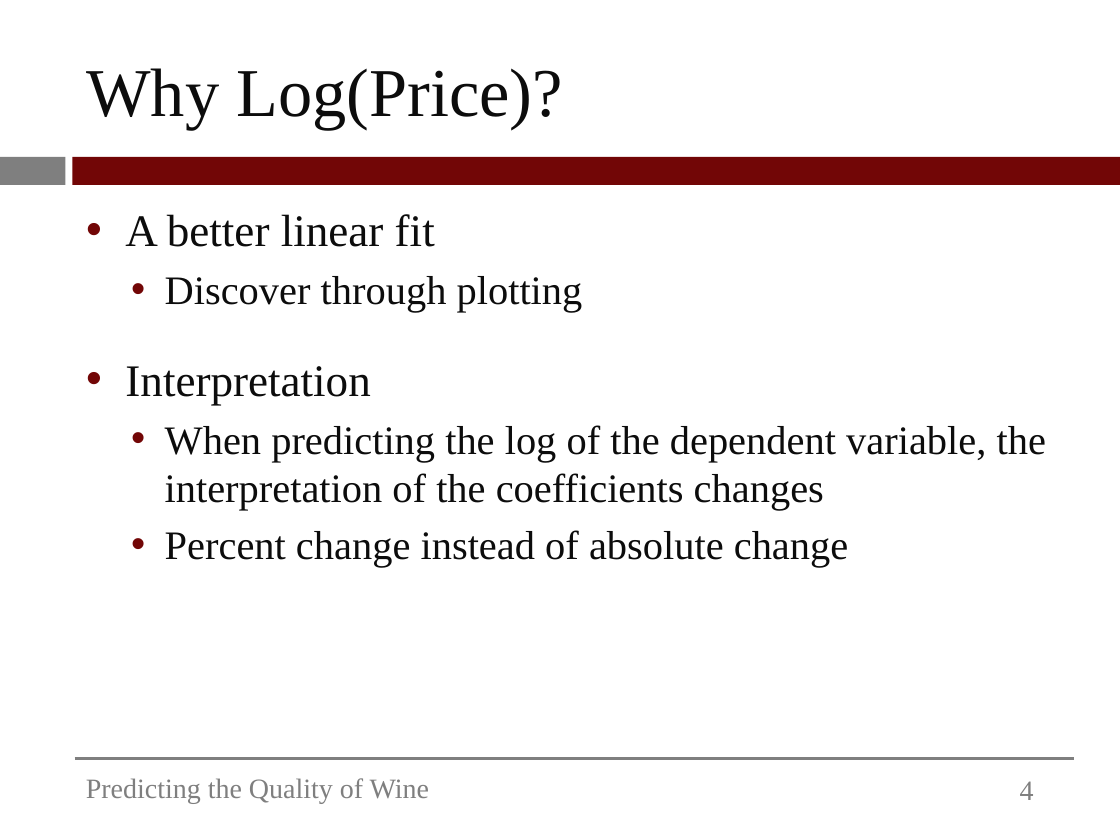
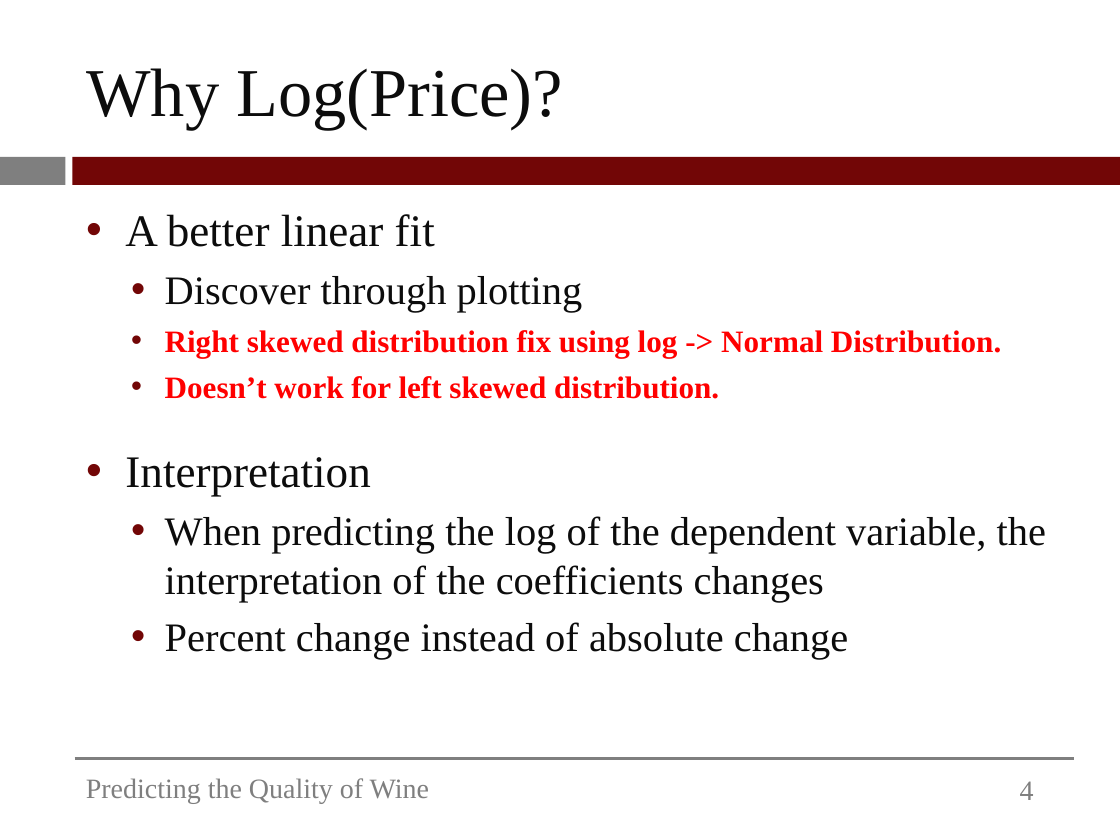
Before and after one commit to aditya248/Intro-to-Data-Analytics, a slide deck: slide 5 of 01-Introduction/Chapter-01-WineQuality.pptx. Drawn at 1120x840 pixels with LibreOffice and Linux fonts; fonts in the diff are those of the drawing. Boxes give left, top, right and bottom in pixels: in the first picture for what was removed or moved away, otherwise in the second. Text is boxed around its words. In the diff, an @@ line names an element or a change of style, - is before the commit and + after.

```diff
--- a/01-Introduction/Chapter-01-WineQuality.pptx
+++ b/01-Introduction/Chapter-01-WineQuality.pptx
@@ text at box(165, 330, 1001, 399): paragraphs added @@
+  • Right skewed distribution fix using log -> Normal Distribution.
+  • Doesn’t work for left skewed distribution.
```
Also in this commit, not shown: 9 other files.
